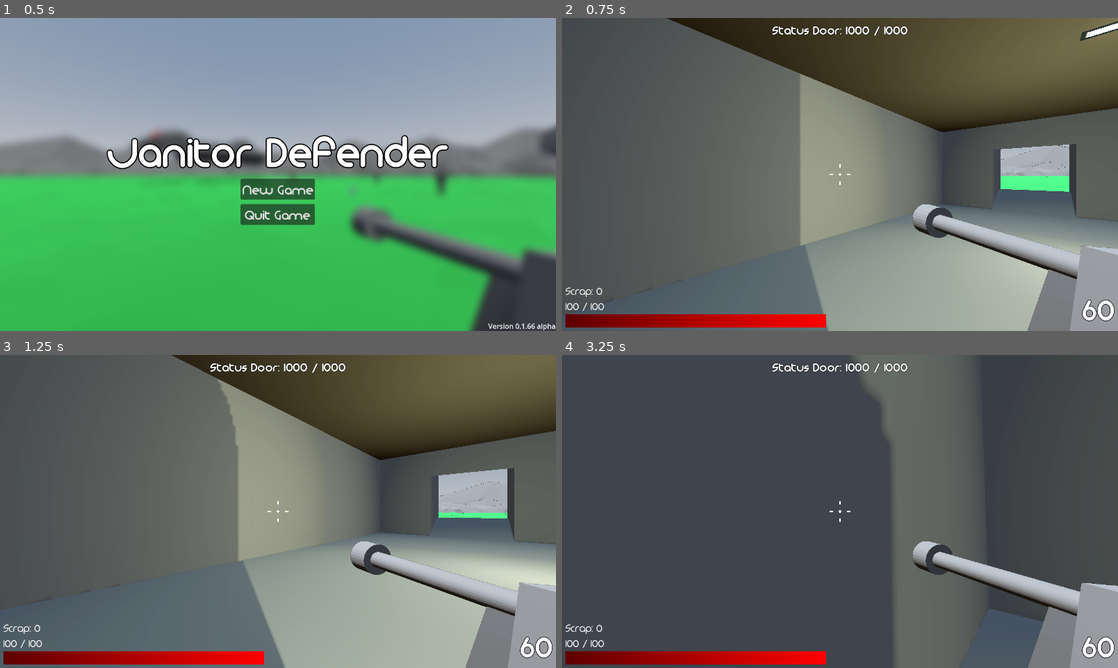
Above: before the commit, frames 1-4 (two rows, left to right).
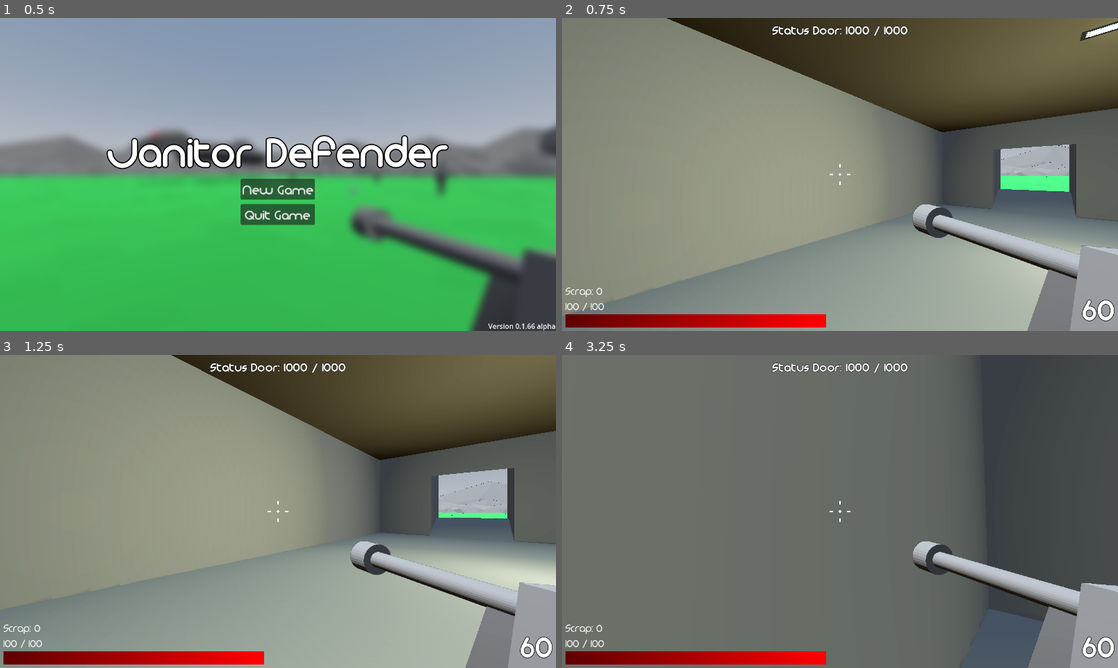
Above: after the commit, the same moments.

Repository: DrOtter3000/janitory_defender
Game: Godot game, scene res://Menus/main_menu.tscn
Two runs of this game, one before a commit and one after it. Both use one fixed random seed, a clock stepped at 60 frames per second and the inputs below.
Inputs (mouse positions are in pixels of both pictures, inside the frame that each line leads up to):
- Up to frame 1 (0.5 s): no input
- Up to frame 2 (0.75 s): click "New Game" at 0.5 s
- Up to frame 3 (1.25 s): no input
- Up to frame 4 (3.25 s): tap Enter at 1.25 s; move the mouse to (867, 511) at 1.27 s; hold Mouse wheel down (LastWeaponAction) 1.28-2.03 s; hold W (forward) from 1.28 s (still down); tap Space (jump) at 1.52, 2.27 s; move the mouse to (812, 511) at 2.02 s; tap Mouse wheel up (NextWeaponAction) at 2.1 s; move the mouse to (851, 505) at 2.77 s; hold 1 (Weapon_1) from 2.78 s (still down)

Frame 1 is identical in both runs. In frame 2, 39% of the frame differs, in the area x 0-48%, y 0-100%; in frame 3, 41%; in frame 4, 56%, in the area x 0-60%, y 0-100%.

Commit message:
upgrade RUS

Diff:
--- a/Enemies/enemy.gd
+++ b/Enemies/enemy.gd
@@ -23,7 +23,6 @@
 
 var in_door_range := false
 var in_generator_range := false
-
 
 
 var player
--- a/Levels/level_1.tscn
+++ b/Levels/level_1.tscn
@@ -12,7 +12,6 @@
 [ext_resource type="PackedScene" uid="uid://lhu63u7pddux" path="res://Enemies/spawner.tscn" id="9_3mmkn"]
 [ext_resource type="PackedScene" uid="uid://bs0ot7b1sokw1" path="res://Levels/rus.tscn" id="10_isycc"]
 [ext_resource type="PackedScene" uid="uid://clpan2dlslo5c" path="res://Levels/Assets/Hills.glb" id="11_cqqvw"]
-[ext_resource type="PackedScene" uid="uid://b0uskbfwt5p70" path="res://Enemies/enemy.tscn" id="12_cpig4"]
 
 [sub_resource type="ProceduralSkyMaterial" id="ProceduralSkyMaterial_aqdmy"]
 sky_horizon_color = Color(0.64625, 0.65575, 0.67075, 1)
@@ -455,9 +454,6 @@
 [node name="Grass20x26" parent="Level/Bunker/GrassArroundBunker" instance=ExtResource("4_sxjap")]
 transform = Transform3D(1, 0, 0, 0, 1, 0, 0, 0, 0.6, 26, 0, 35)
 
-[node name="Enemy" parent="Level/Bunker" instance=ExtResource("12_cpig4")]
-transform = Transform3D(1, 0, 0, 0, 1, 0, 0, 0, 1, 0, 9.9, 107)
-
 [node name="Node3D" type="Node3D" parent="Level"]
 transform = Transform3D(1, 0, 0, 0, 1, 0, 0, 0, 1, 0, 0, -2)
 
--- a/Levels/rus.gd
+++ b/Levels/rus.gd
@@ -4,6 +4,7 @@
 @onready var ammotimer: Timer = $Ammotimer
 @export var bullets: AmmoHandler.ammo_type
 @export var small_bullets: AmmoHandler.ammo_type
+@onready var healthtimer: Timer = $Healthtimer
 var player
 
 # Called when the node enters the scene tree for the first time.
@@ -13,17 +14,22 @@
 
 func _on_reload_area_body_entered(body: Node3D) -> void:
 	if body.is_in_group("player"):
-		ammotimer.wait_time = 1.0
 		ammotimer.start()
+		healthtimer.start()
 
 
 func _on_ammotimer_timeout() -> void:
-	player.ammo_handler.add_ammo(bullets, 5)
-	player.ammo_handler.add_ammo(small_bullets, 50)
-	player.hitpoints += 50
+	player.ammo_handler.add_ammo(bullets, 3)
+	player.ammo_handler.add_ammo(small_bullets, 10)
 	ammotimer.start()
 
 
 func _on_reload_area_body_exited(body: Node3D) -> void:
 	if body.is_in_group("player"):
 		ammotimer.stop()
+		healthtimer.stop()
+
+
+func _on_healthtimer_timeout() -> void:
+	player.hitpoints += 1
+	healthtimer.start()
--- a/Levels/rus.tscn
+++ b/Levels/rus.tscn
@@ -39,6 +39,10 @@
 [node name="Ammotimer" type="Timer" parent="."]
 one_shot = true
 
+[node name="Healthtimer" type="Timer" parent="."]
+wait_time = 0.1
+
 [connection signal="body_entered" from="ReloadArea" to="." method="_on_reload_area_body_entered"]
 [connection signal="body_exited" from="ReloadArea" to="." method="_on_reload_area_body_exited"]
 [connection signal="timeout" from="Ammotimer" to="." method="_on_ammotimer_timeout"]
+[connection signal="timeout" from="Healthtimer" to="." method="_on_healthtimer_timeout"]
--- a/Player/player.gd
+++ b/Player/player.gd
@@ -37,8 +37,8 @@
 			damage_animation_player.stop()
 			damage_animation_player.play("TakeDamage")
 		hitpoints = value
-		lbl_health.text = str(str(value) + " / " + str(max_hitpoints))
 		healthbar.value = value
+		upgrade_labels()
 
 
 @onready var options_menu: Control = $OptionsMenu
@@ -69,8 +69,7 @@
 			$AudioStreamPlayer.play()
 			distance_footsteps = 0.0
 
-	if hitpoints > max_hitpoints:
-		hitpoints = max_hitpoints
+	hitpoints = min(hitpoints, max_hitpoints)
 
 	if hitpoints < 0:
 		die()
--- a/Player/player.tscn
+++ b/Player/player.tscn
@@ -107,6 +107,7 @@
 }
 
 [node name="Player" type="CharacterBody3D" groups=["player"]]
+visible = false
 script = ExtResource("1_s7413")
 
 [node name="MeshInstance3D" type="MeshInstance3D" parent="."]
Not shown: 1 places in Levels/level_1.tscn that only renumber resources
